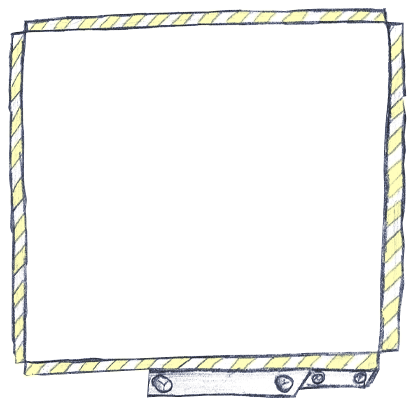
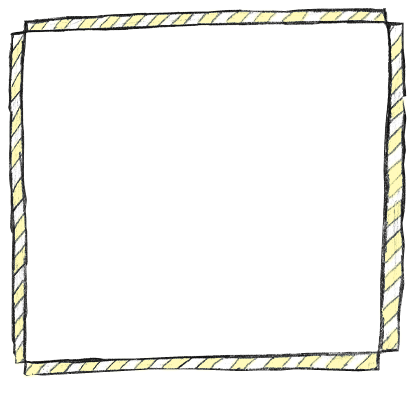
Layers edited between the first and the second 407 × 398 image:
painted on "Layer 1" over (147, 369, 380, 398)
